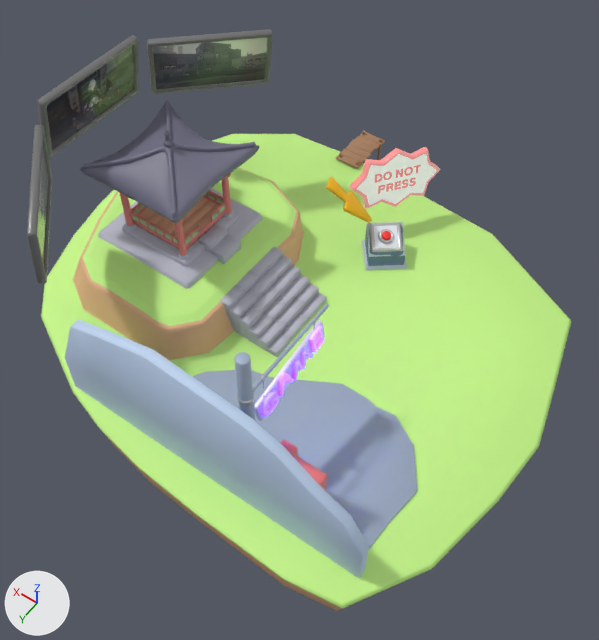
The glTF model src/assets/models/gameLand-battleMachine.glb: old version first, new version second.
Rendered twice from a 50 mm lens placed at (-848.0, 415.0, 679.0), pointed at (-541.0, -14.0, 4.0). Every picture has the same lights, and +X, +Y and +Z are marked at lower left. Where no turn or scale is listed for an object, it has been applied to the vertices. Vertices at the same position are counted once.

Names of what the first picture shows: 'game_battle_machine_body', 'game_battle_machine_metal', 'game_battle_machine_sign01', 'game_battle_machine_sign02', 'game_concrete', 'game_dock_wood', 'game_land', 'game_monitor_body', 'game_monitor_emission', 'game_pavilion_roof', 'game_pole_body', 'game_pole_metal', 'game_sign_board', 'game_sign_emission', 'game_stair_rock', 'game_vending_machine_body01', 'game_wood01', 'game_wood03'.
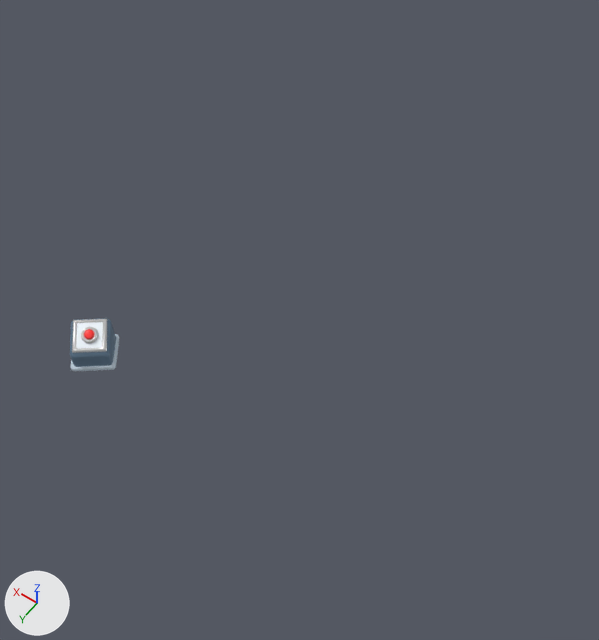
Pixel boxes (x1, y1, x2, y2) of what changed, in the pictures (599 x 640 px; the box of a moved part takes in the faces that stretch with it):
'game_land', deleted (green): before (41, 134, 572, 611)
'game_concrete', deleted (blue): before (65, 320, 418, 578)
'game_stair_rock', deleted: before (98, 188, 327, 357)
'game_monitor_emission', deleted: before (37, 38, 268, 269)
'game_pavilion_roof', deleted: before (80, 101, 260, 223)
'game_monitor_body', deleted: before (27, 29, 273, 283)
'game_battle_machine_sign02', deleted: before (349, 147, 441, 209)
'game_battle_machine_body', reshaped (11% wider, 10% taller): before (362, 222, 407, 270); after (70, 318, 120, 371)
'game_wood03', deleted (brown): before (120, 177, 234, 260)
'game_pole_body', deleted (blue): before (234, 304, 329, 420)
'game_battle_machine_metal', mesh moved: before (370, 222, 403, 252); after (72, 319, 107, 353)
'game_dock_wood', deleted (brown): before (336, 131, 385, 169)
'game_sign_emission', deleted (purple): before (260, 326, 325, 416)
'game_sign_board', deleted: before (254, 320, 325, 421)
'game_wood01', deleted: before (131, 190, 226, 245)
'game_battle_machine_sign01', deleted (yellow): before (326, 177, 372, 223)
'game_vending_machine_body01', deleted (pink): before (280, 439, 327, 491)
'game_pole_metal', deleted: before (237, 318, 317, 406)
part 1 of me_game_battle_machine_body_001, moved or reshaped: before (374, 225, 398, 248); after (76, 322, 103, 349)
part 2 of me_game_battle_machine_body_001, added (blue): after (70, 318, 120, 371)
part 3 of me_game_battle_machine_body_001, deleted: before (362, 222, 407, 270)

The change, as a diff of the scene's bpy script:
```diff
--- a/src/assets/models/gameLand-battleMachine.glb.py
+++ b/src/assets/models/gameLand-battleMachine.glb.py
@@ me_game_battle_machine_body_001 @@
-me_game_battle_machine_body_001.from_pydata(...)  # 56 vertices, 86 faces; spans x -593.6..-532.6, y -173.6..-113.1, z 1.7..36.9
-me_game_battle_machine_body_001.materials.append(mat_material)  # picture img_game_battle_machine_albedo
+me_game_battle_machine_body_001.from_pydata(...)  # 168 vertices, 294 faces; spans x -426.8..-368.6, y 108.3..166.1, z 1.7..36.9
+# me_game_battle_machine_body_001 part 1: the loose piece of 8 vertices spanning x -579.7..-546.2, y -160.2..-126.8, z 26.6..36.6 is moved by (165.1, 280.5, 0.0), in mat_battlemachine (picture img_game_battle_machine_albedo)
+# me_game_battle_machine_body_001 part 2: a new loose piece of 160 vertices spanning x -426.8..-368.6, y 108.3..166.1, z 1.7..36.9, in mat_battlemachine (picture img_game_battle_machine_albedo)
+# me_game_battle_machine_body_001 part 3: the loose piece of 48 vertices spanning x -593.6..-532.6, y -173.6..-113.1, z 1.7..36.9 is deleted
+me_game_battle_machine_body_001.materials.append(mat_battlemachine)  # picture img_game_battle_machine_albedo
@@ me_game_battle_machine_metal_001 @@
 me_game_battle_machine_metal_001.from_pydata(...)  # 130 vertices, 224 faces; spans x -585.1..-540.9, y -165.1..-121.5, z 24.3..38.6
+# me_game_battle_machine_metal_001 part 4: the whole mesh is moved by (165.1, 280.5, 0.0)
 me_game_battle_machine_metal_001.materials.append(mat_metal_basic)
@@ ob_game_battle_machine_sign01 @@
-ob_game_battle_machine_sign01 = bpy.data.objects.new('game_battle_machine_sign01', me_game_battle_machine_sign01_001)
@@ ob_game_battle_machine_sign02 @@
-ob_game_battle_machine_sign02 = bpy.data.objects.new('game_battle_machine_sign02', me_game_battle_machine_sign02_001)
@@ ob_game_concrete @@
-ob_game_concrete = bpy.data.objects.new('game_concrete', me_game_concrete_001)
@@ ob_game_dock_wood @@
-ob_game_dock_wood = bpy.data.objects.new('game_dock_wood', me_game_dock_wood_001)
@@ ob_game_land @@
-ob_game_land = bpy.data.objects.new('game_land', me_game_land_001)
@@ ob_game_monitor_body @@
-ob_game_monitor_body = bpy.data.objects.new('game_monitor_body', me_game_monitor_body)
@@ ob_game_monitor_emission @@
-ob_game_monitor_emission = bpy.data.objects.new('game_monitor_emission', me_game_monitor_emission_001)
@@ ob_game_pavilion_roof @@
-ob_game_pavilion_roof = bpy.data.objects.new('game_pavilion_roof', me_game_pavilion_roof_001)
@@ ob_game_pole_body @@
-ob_game_pole_body = bpy.data.objects.new('game_pole_body', me_game_pole_body_001)
@@ ob_game_pole_metal @@
-ob_game_pole_metal = bpy.data.objects.new('game_pole_metal', me_game_pole_metal_001)
@@ ob_game_sign_board @@
-ob_game_sign_board = bpy.data.objects.new('game_sign_board', me_game_sign_board_001)
@@ ob_game_stair_rock @@
-ob_game_stair_rock = bpy.data.objects.new('game_stair_rock', me_game_stair_rock_001)
@@ ob_game_vending_machine_body01 @@
-ob_game_vending_machine_body01 = bpy.data.objects.new('game_vending_machine_body01', me_game_vending_machine_body01_001)
@@ ob_game_wood01 @@
-ob_game_wood01 = bpy.data.objects.new('game_wood01', me_game_wood01_001)
@@ ob_game_wood03 @@
-ob_game_wood03 = bpy.data.objects.new('game_wood03', me_game_wood03_001)
@@ ob_game_sign_emission @@
-ob_game_sign_emission = bpy.data.objects.new('game_sign_emission', me_game_sign_emission_002)
```
